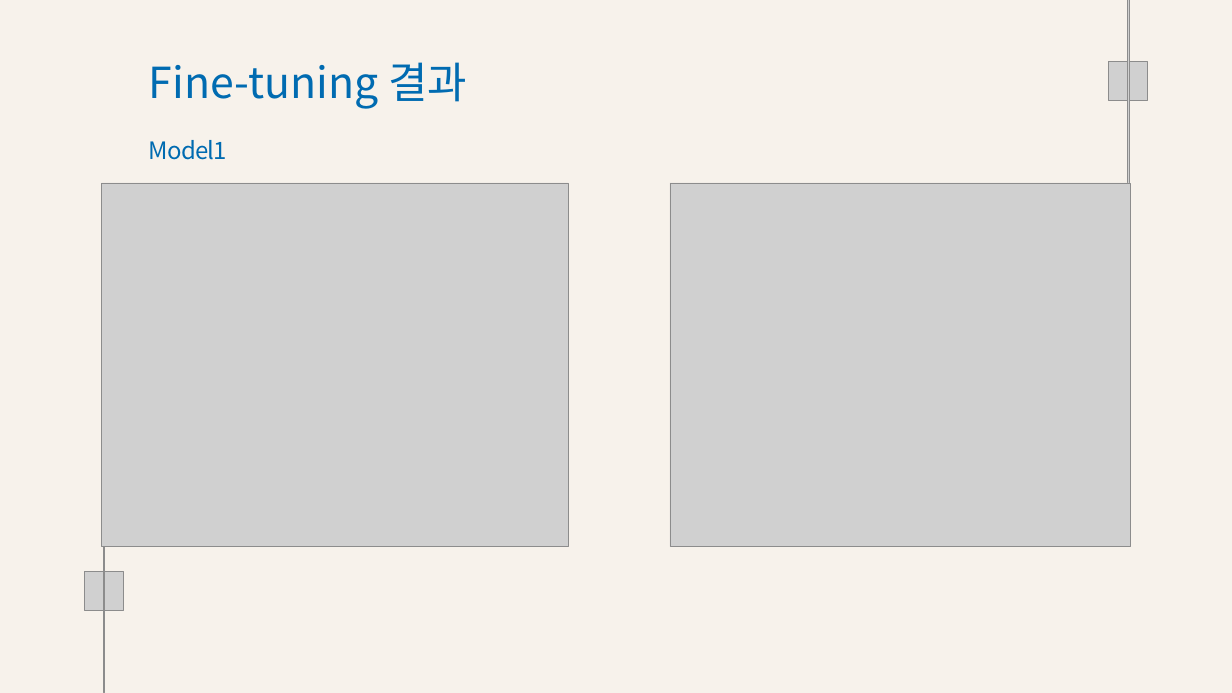
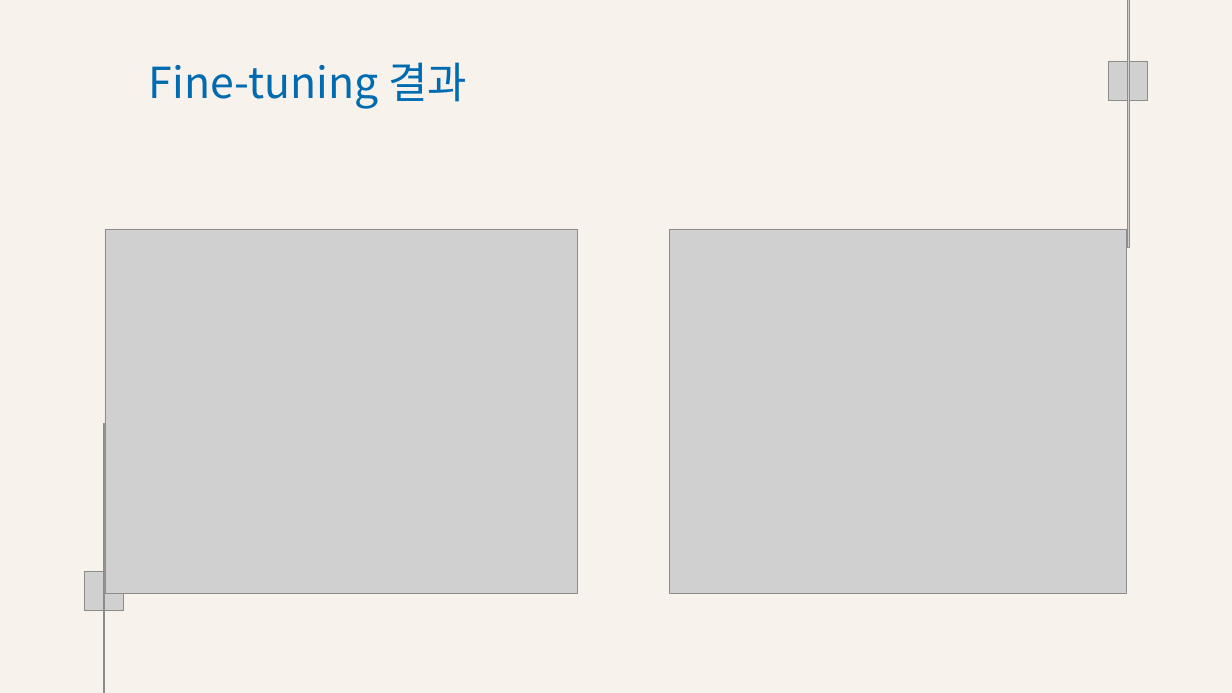
Before and after one commit to Playdata-G-DA35/DA35-final-team2-Item_Classification_RPA, a slide deck: slide 11 of documents/의류 카테고리 분류 모델 결과 보고서.pptx (slide 10 before the commit). Drawn at 1232x693 pixels with LibreOffice and Linux fonts; fonts in the diff are those of the drawing; grey boxes stand for pictures; background and template pictures are left out. Boxes give left, top, right and bottom in pixels: in the first picture for what was removed or moved away, otherwise in the second. Text is boxed around its words. In the diff, an @@ line names an element or a change of style, - is before the commit and + after.

```diff
--- a/documents/의류 카테고리 분류 모델 결과 보고서.pptx
+++ b/documents/의류 카테고리 분류 모델 결과 보고서.pptx
@@ text removed at [149, 140, 227, 160] @@
-Model1
@@ picture: place and size @@
-picture at [102, 183, 569, 547]
+picture at [105, 229, 577, 593]
@@ picture: place and size @@
-picture at [670, 183, 1131, 547]
+picture at [670, 229, 1127, 593]
```
Also in this commit, not shown: 7 other slides changed, 2 slides added, 2 slides removed, 3 other files.
